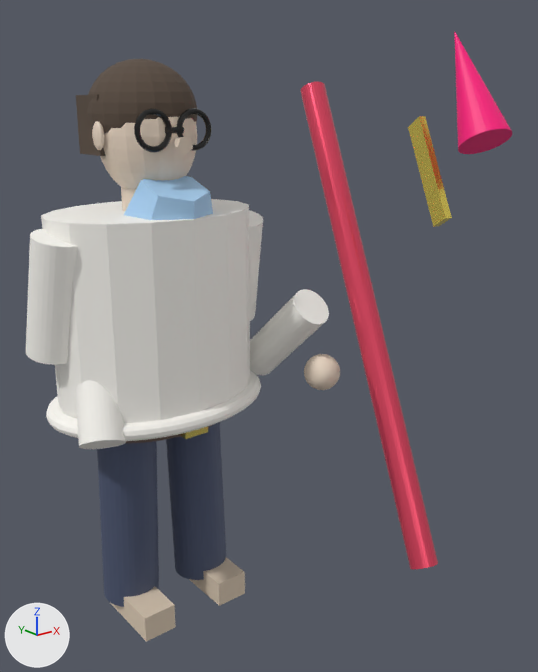
An edit to the OBJ model assets/models/prof_boss.obj, drawn before and after from the same camera.
One viewpoint serves both versions: a 50 mm lens placed at (-2.07, -3.63, 3.01), pointed at (0.44, -0.49, 1.76). Lighting does not change. The marker at lower left points along +X, +Y and +Z. The older version comes first. Where no turn or scale is listed for an object, it has been applied to the vertices.
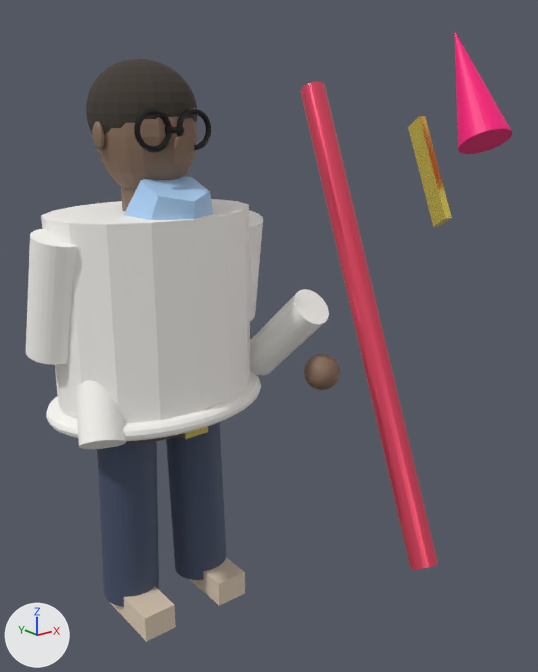
Patch to the scene script:
```diff
--- a/assets/models/prof_boss.obj.py
+++ b/assets/models/prof_boss.obj.py
@@ mat_prof_shirt @@
 mat_prof_shirt = principled_material('Prof_Shirt')
-mat_prof_shirt.base_color = (0.4, 0.65, 0.92)  # blue #aad3f6
+mat_prof_shirt.base_color = (0.42, 0.65, 0.94)  # blue #add3f8
 mat_prof_shirt.roughness = 0.45
@@ mat_prof_skin @@
 mat_prof_skin = principled_material('Prof_Skin')
-mat_prof_skin.base_color = (0.82, 0.68, 0.55)  # beige #ead7c4
+mat_prof_skin.base_color = (0.24, 0.15, 0.1)  # brown #866c59
 mat_prof_skin.roughness = 0.55
@@ mat_prof_hair @@
 mat_prof_hair = principled_material('Prof_Hair')
-mat_prof_hair.base_color = (0.1, 0.07, 0.05)  # brown #594b3f
-mat_prof_hair.roughness = 0.9
+mat_prof_hair.base_color = (0.05, 0.04, 0.03)  # brown #3f3830
+mat_prof_hair.roughness = 0.95
@@ mat_prof_shoes @@
 mat_prof_shoes = principled_material('Prof_Shoes')
-mat_prof_shoes.base_color = (0.7, 0.58, 0.45)  # beige #dac8b3
+mat_prof_shoes.base_color = (0.72, 0.6, 0.46)  # beige #ddcbb5
 mat_prof_shoes.roughness = 0.85
@@ mat_prof_sweater @@
 mat_prof_sweater = principled_material('Prof_Sweater')
-mat_prof_sweater.base_color = (0.96, 0.94, 0.89)  # white #faf8f2
+mat_prof_sweater.base_color = (0.96, 0.94, 0.9)  # white #faf8f3
 mat_prof_sweater.roughness = 0.85
@@ mat_prof_glasses @@
 mat_prof_glasses = principled_material('Prof_Glasses')
-mat_prof_glasses.base_color = (0.05, 0.05, 0.05)  # dark grey #3f3f3f
+mat_prof_glasses.base_color = (0.04, 0.04, 0.04)  # dark grey #383838
 mat_prof_glasses.metallic = 0.9
@@ mat_prof_pants @@
 mat_prof_pants = principled_material('Prof_Pants')
-mat_prof_pants.base_color = (0.07, 0.09, 0.16)  # dark blue #4b556f
+mat_prof_pants.base_color = (0.06, 0.08, 0.14)  # dark blue #455069
 mat_prof_pants.roughness = 0.7
@@ me_cube_001 @@
 # used by ob_cube_001; location = (0.0, 0.0, 0.0)
-me_cube_001.from_pydata(...)  # 8 vertices, 6 faces; spans x -0.275..0.275, y -0.005..0.245, z 2.75..3.05
-me_cube_001.materials.append(mat_prof_hair)  # brown #594b3f
+me_cube_001.from_pydata(...)  # 8 vertices, 6 faces; spans x -0.075..0.075, y -0.405..-0.355, z 1.24..1.36
+# me_cube_001 part 1: the whole mesh is scaled about its middle by (0.273, 0.2, 0.4), then moved by (0.0, -0.5, -1.6)
+me_cube_001.materials.append(mat_prof_buckle)  # yellow #f9e77c
@@ me_cube_004 @@
 # used by ob_cube_004; location = (0.0, 0.0, 0.0)
-me_cube_004.from_pydata(...)  # 8 vertices, 6 faces; spans x 0.16..0.36, y -0.35..0.11, z 0.01..0.17
-me_cube_004.materials.append(mat_prof_shoes)  # beige #dac8b3
+me_cube_004.from_pydata(...)  # 8 vertices, 6 faces; spans x 1.178..1.322, y -1.1..-0.7, z 2.36..2.94
+# edits to the shape of me_cube_004 do not show in these pictures
+me_cube_004.materials.append(mat_prof_gold)  # yellow #ffea6c
```

Boxes [x1, y1, x2, y2] around the edits, measured in the pictures (538 x 672 px):
'Sphere.001', recoloured, surface changed
    both: [87, 59, 197, 133]
'Sphere', recoloured (darker)
    both: [100, 117, 197, 189]
'Cube.001', recoloured, surface changed, moved, rescaled
    before: [76, 95, 106, 156]
    after: [181, 426, 208, 439]
'Sphere.004', recoloured (darker)
    both: [304, 354, 340, 390]
'Cone.001', recoloured (beige to brown)
    both: [173, 137, 193, 155]
'Sphere.002', recoloured (darker)
    both: [92, 121, 105, 150]
'Cylinder.001', recoloured (darker)
    both: [121, 187, 136, 212]
'Cylinder.002', recoloured
    both: [165, 127, 184, 133]
'Cube.005', unchanged, covered by the edit
    before: [408, 116, 452, 227]
